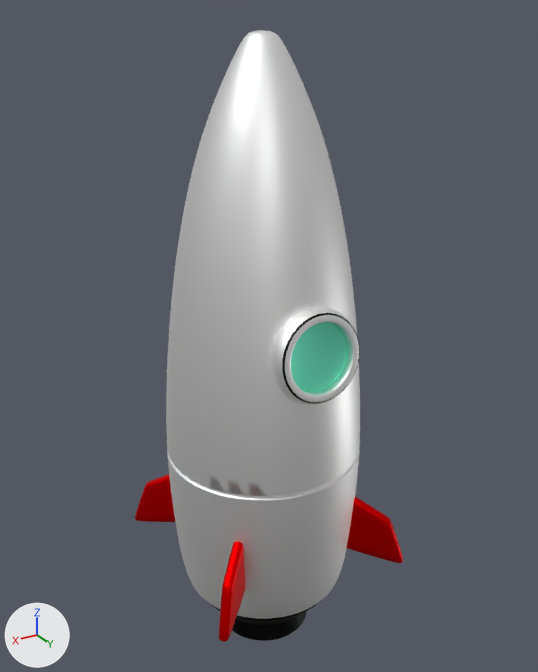
One commit to the glTF model scenes3d/rocket/rocket.glb: the scene before it, then after it.
The view is the same before and after, from a 50 mm lens placed at (2.91, 4.95, 3.98), pointed at (-0.1, -0.06, 1.48). The axes (+X, +Y, +Z) are drawn at lower left. The lights are the same throughout. The first picture is the older version. Where no turn or scale is listed for an object, it has been applied to the vertices.

The first picture shows 'Rocket body', 'Rocket fin', 'Rocket window'.
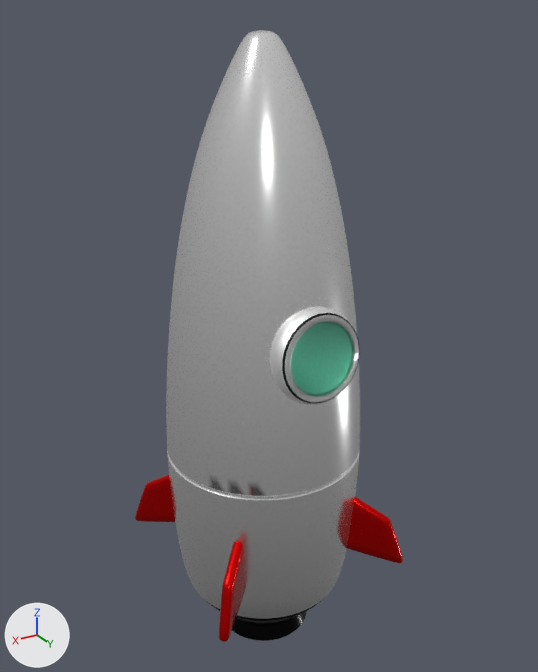
Changed parts and their boxes [x1, y1, x2, y2] in the pictures (538 x 672 px):
```json
{"object": "Rocket body", "change": "surface changed", "before": [166, 30, 360, 632], "after": [166, 30, 360, 632]}
{"object": "Rocket fin", "change": "surface changed", "before": [135, 474, 403, 642], "after": [135, 474, 403, 642]}
{"object": "Rocket window glass", "change": "added", "after": [285, 315, 359, 402]}
```

The change, as JSON lines over the scene's bpy script:
```json
{"op": "set", "path": "mat_material_003.roughness", "old": "0.5", "new": "0.2"}
{"op": "set", "path": "mat_material.roughness", "old": "0.5", "new": "0.2"}
{"op": "add", "block": "mat_material_001", "code": ["mat_material_001 = principled_material('Material.001')", "mat_material_001.base_color = (0.8, 0.8, 0.8)  # white #e7e7e7", "mat_material_001.roughness = 0.1", "mat_material_001.transmission_weight = 1.0"]}
{"op": "add", "block": "me_cylinder_004", "code": ["me_cylinder_004 = bpy.data.meshes.new('Cylinder.004')", "me_cylinder_004.from_pydata(...)  # 129 vertices, 224 faces; spans x -0.332..0.332, y 0.828..0.939, z 1.326..1.985", "me_cylinder_004.materials.append(mat_material_001)  # white #e7e7e7"]}
{"op": "add", "block": "ob_rocket_window_glass", "code": ["ob_rocket_window_glass = bpy.data.objects.new('Rocket window glass', me_cylinder_004)", "ob_rocket_window_glass.location = (0.0, 0.0, 0.0)"]}
```
